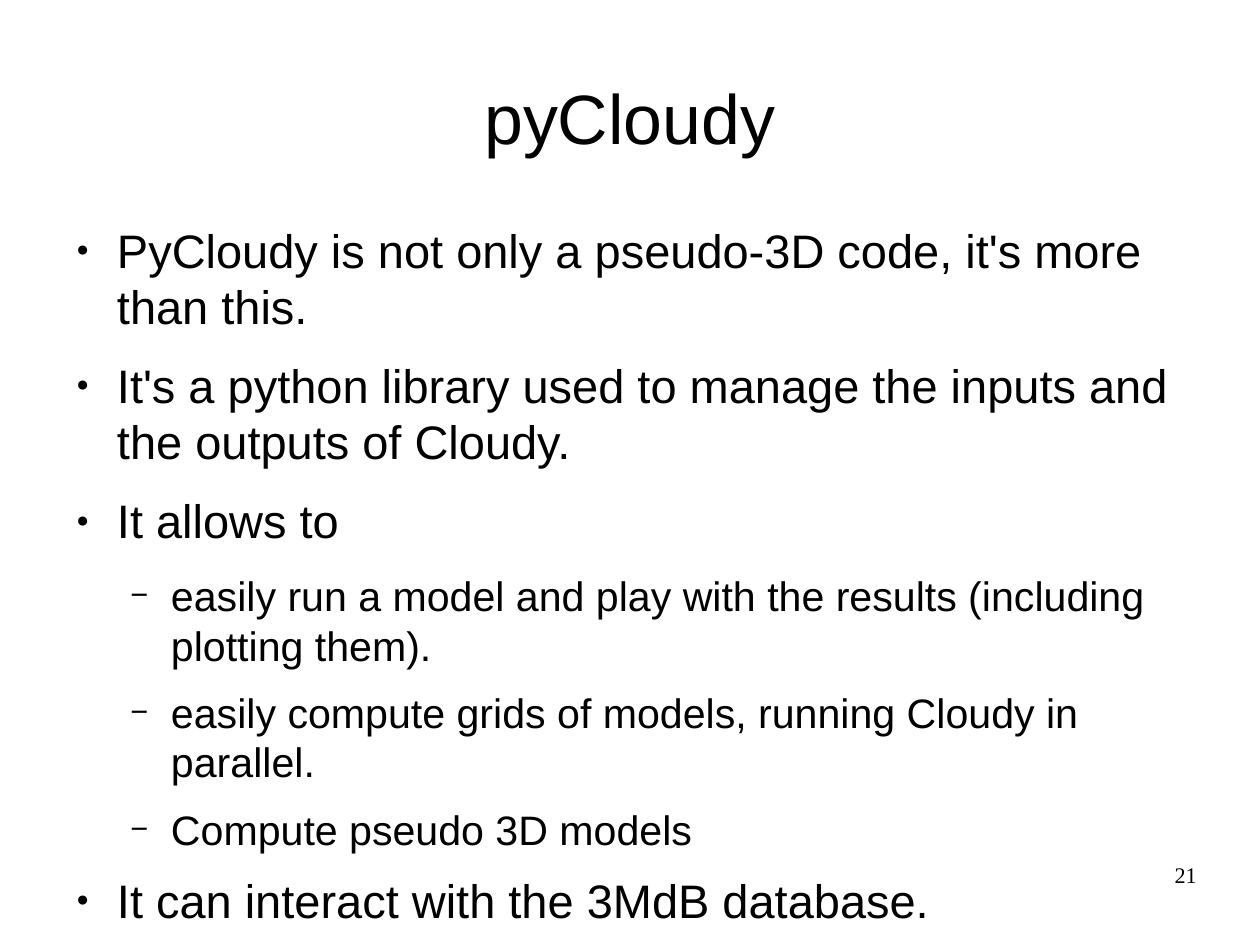
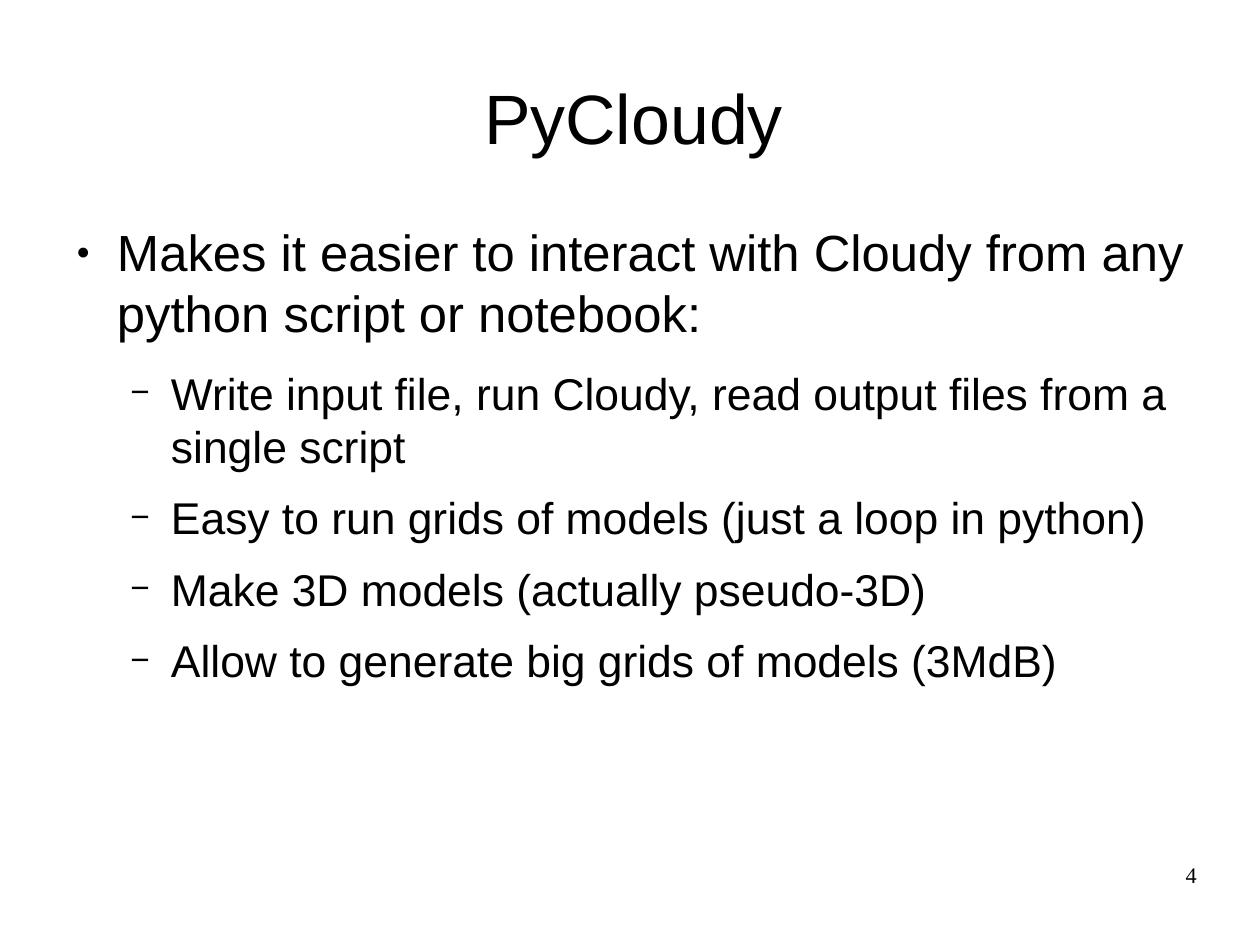
Before and after one commit to Morisset/Cloudy_Summer_School, a slide deck: slide 4 of pyCloudy.odp (slide 21 before the commit). Drawn at 1260x945 pixels with LibreOffice and Linux fonts; fonts in the diff are those of the drawing. Boxes give left, top, right and bottom in pixels: in the first picture for what was removed or moved away, otherwise in the second. Text is boxed around its words. In the diff, an @@ line names an element or a change of style, - is before the commit and + after.

Commit message:
Update presentation

```diff
--- a/pyCloudy.odp
+++ b/pyCloudy.odp
@@ title at [484,93,783,157]: text changed @@
-pyCloudy
+PyCloudy
@@ text at [117,234,1184,686]: text changed; size 29.6 to 28 pt @@
-● PyCloudy is not only a pseudo-3D code, it's more than this.
-● It's a python library used to manage the inputs and the outputs of Cloudy.
-● It allows to
-  − easily run a model and play with the results (including plotting them).
-  − easily compute grids of models, running Cloudy in parallel.
-  − Compute pseudo 3D models
-● It can interact with the 3MdB database.
+● Makes it easier to interact with Cloudy from any python script or notebook:
+  − Write input file, run Cloudy, read output files from a single script
+  − Easy to run grids of models (just a loop in python)
+  − Make 3D models (actually pseudo-3D)
+  − Allow to generate big grids of models (3MdB)
@@ page number at [1186,868,1197,883]: text changed @@
-21
+4
```
Also in this commit, not shown: 1 other slide changed, 16 slides removed, 2 other files.
